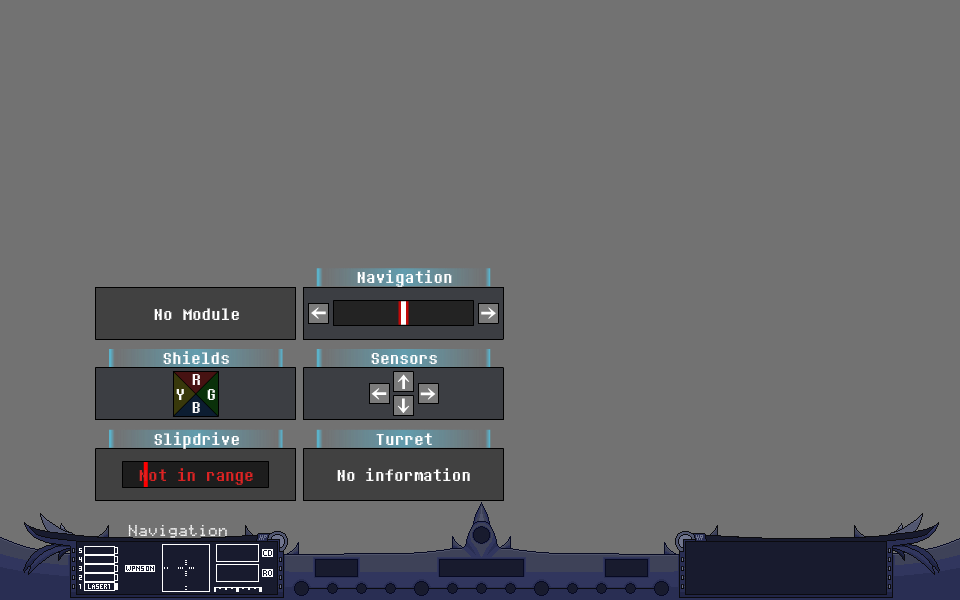
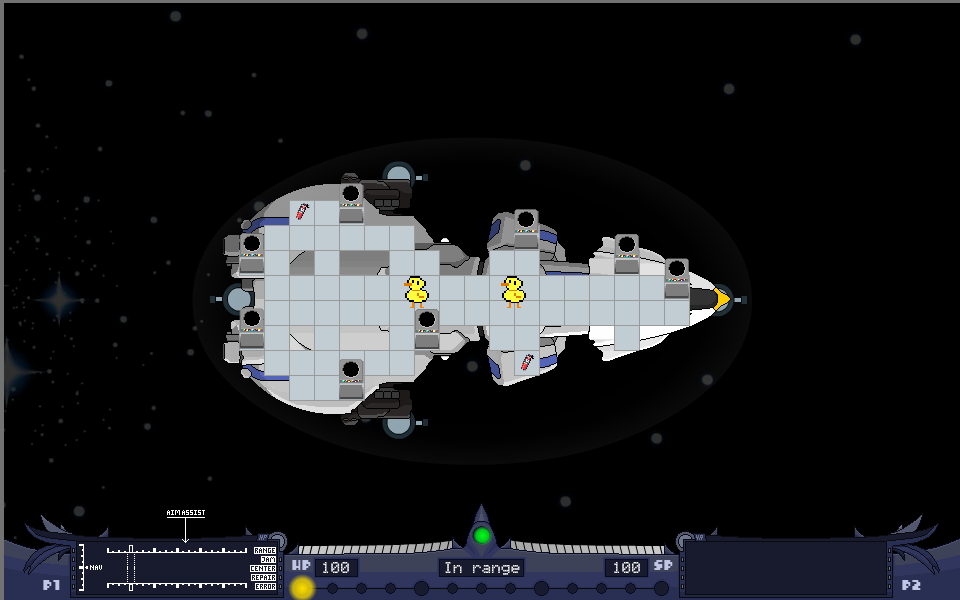
Layers edited between the first and the second (960, 600) image:
hid "ref2" over (x1=95, y1=268, x2=504, y2=501)
hid "Navigation" over (x1=128, y1=524, x2=227, y2=538)
added group "TUT GROUP" with 4 layers above "MODULE GROUP" over (x1=95, y1=510, x2=209, y2=543)
added layer "tut turret" in group "TUT GROUP" over (x1=167, y1=510, x2=205, y2=543)
hid "mod turret", painted on it over (x1=79, y1=544, x2=273, y2=592)
showed "mod slip", painted on it over (x1=79, y1=544, x2=276, y2=592)
hid "base" over (x1=0, y1=502, x2=960, y2=600)
added layer "ref #1" above "gray" over (x1=4, y1=3, x2=960, y2=600)
